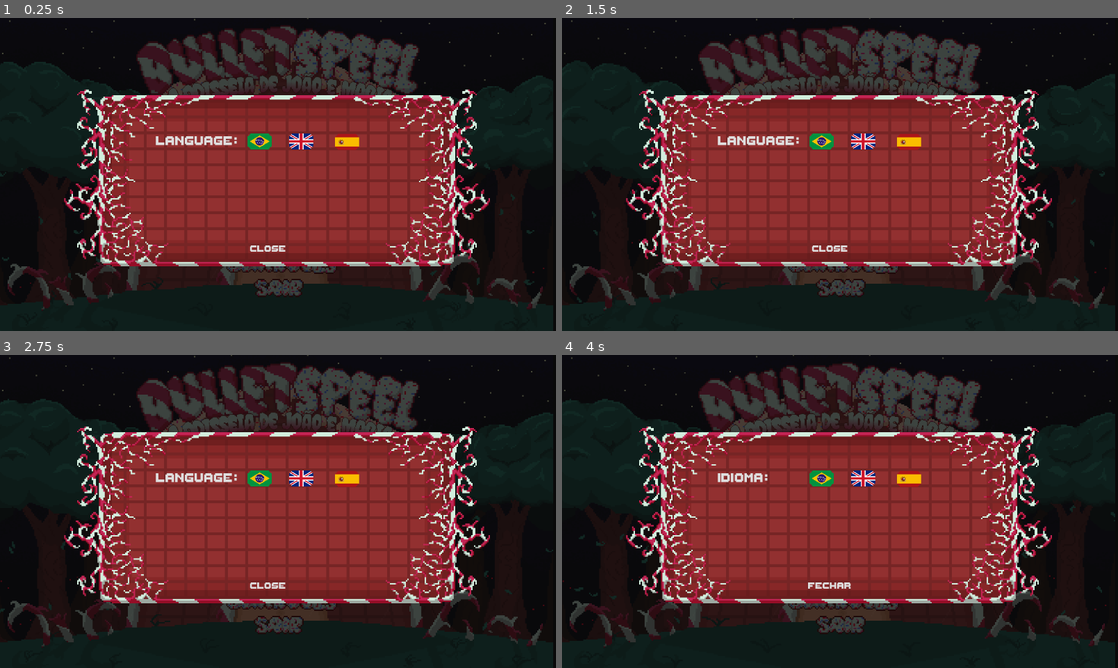
Above: before the commit, frames 1-4 (two rows, left to right).
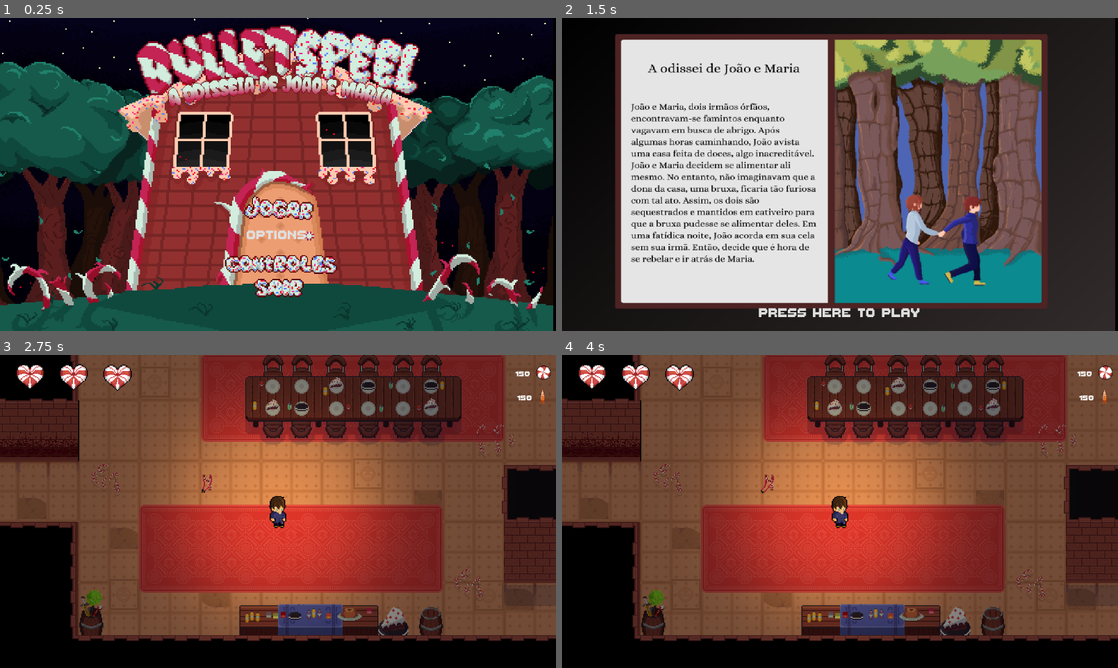
Above: after the commit, the same moments.

Repository: mtab-dev/bulletspeel
Game: Godot game, scene res://scenes/levels/main_menu.tscn
The game is run twice, just before and just after one commit, with the same random seed, the same clock (stepped at 60 frames per second) and the same inputs. Sound files missing from this copy of the repository are replaced by a short silence.
Inputs (mouse positions are in pixels of both pictures, inside the frame that each line leads up to):
- Up to frame 1 (0.25 s): no input
- Up to frame 2 (1.5 s): click (840, 202) at 0.5 s; click (840, 202) at 1.27 s
- Up to frame 3 (2.75 s): click (278, 649) at 2 s, where only the run after the commit has a clickable "PRESS HERE TO PLAY"
- Up to frame 4 (4 s): click (840, 602) at 2.77 s; click (823, 477) at 3.52 s

The runs differ from the first frame. In frame 1, 69% of the frame differs, in the area x 0-100%, y 0-100%; in frame 2, 75%; in frame 3, 87%; in frame 4, 87%.

Commit message:
fix: options overlay offset

Diff:
--- a/scripts/ui/main_menu.gd
+++ b/scripts/ui/main_menu.gd
@@ -7,10 +7,12 @@
 @onready var changeTimer: Timer = $sceneChangingTimer
 @onready var controlOverlay: AnimationPlayer = $controlOverlay/animation
 @onready var optionsOverlay: AnimationPlayer = $OptionsOverlay/animation
+@onready var optionsTable: CanvasLayer = $OptionsOverlay
 var path: String
 var canTrackInput: bool = true
 
 func _ready():
+	optionsTable.offset.y = -1000
 	bgroundSprite.play("menu-anim")
 
 
